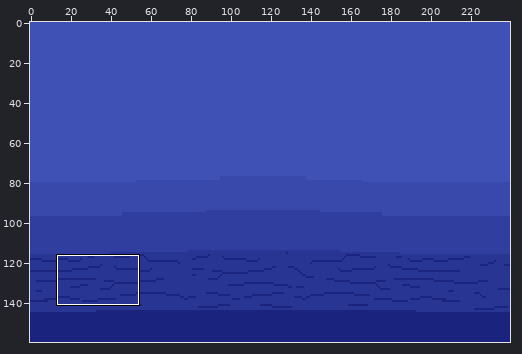
Pixel-art file: assets/levels/curlew.aseprite. The picture above shows the old version from afar; the outline marks the close-up.
Close-up. Before the commit:
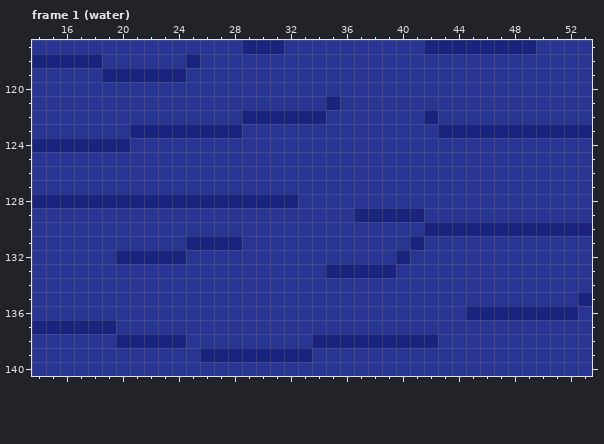
240x160 pixels, 11 frames. Colours within 5 levels of each other are drawn and written as one. Shown: frame 1 (water): x 14..53, y 117..140. The commit also changed other frames or places, which this record leaves out.
New version:
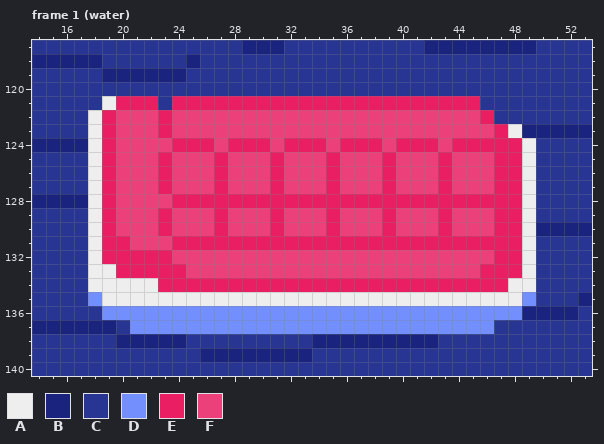
Palette (. is transparent): A #eeeeee  B #1a237e  C #283593  D #738ffe  E #e91e63  F #ec407a
Diff:
layer "reference" now shown
Changed rows in their new state; - is an unchanged pixel.
Frame 1 (water), layer "reference":
first column x 18:
121 -AEEE-EEEEEEEEEEEEEEEEEEEEEE----
122 AEFFFEFFFFFFFFFFFFFFFFFFFFFFE---
123 AEFFFEFFFFFFFFFFFFFFFFFFFFFFFEA-
124 AEFFFFEEEFEEEFEEEFEEEFEEEFEEEEEA
125 AEFFFEFFFEFFFEFFFEFFFEFFFEFFFEEA
126 AEFFFEFFFEFFFEFFFEFFFEFFFEFFFEEA
127 AEFFFEFFFEFFFEFFFEFFFEFFFEFFFEEA
128 AEFFFFEEEEEEEEEEEEEEEEEEEEEEEEEA
129 AEFFFEFFFEFFFEFFFEFFFEFFFEFFFEEA
130 AEFFFEFFFEFFFEFFFEFFFEFFFEFFFEEA
131 AEEFFFEEEEEEEEEEEEEEEEEEEEEEEEEA
132 AEEEEEFFFFFFFFFFFFFFFFFFFFFFFEEA
133 AAEEEEEFFFFFFFFFFFFFFFFFFFFFEEEA
134 AAAAAEEEEEEEEEEEEEEEEEEEEEEEEEAA
135 DAAAAAAAAAAAAAAAAAAAAAAAAAAAAAAD
136 -DDDDDDDDDDDDDDDDDDDDDDDDDDDDDD-
137 ---DDDDDDDDDDDDDDDDDDDDDDDDDD---
Changed places in both close-ups, as pixel boxes (x1, y1, x2, y2):
changed: (88, 96, 536, 334)
